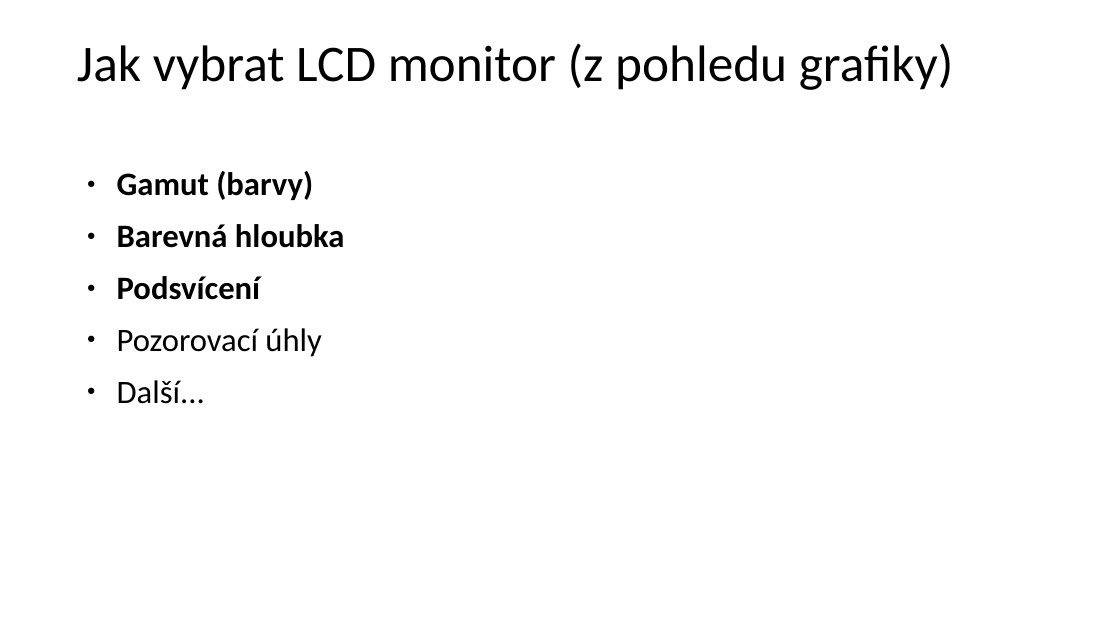
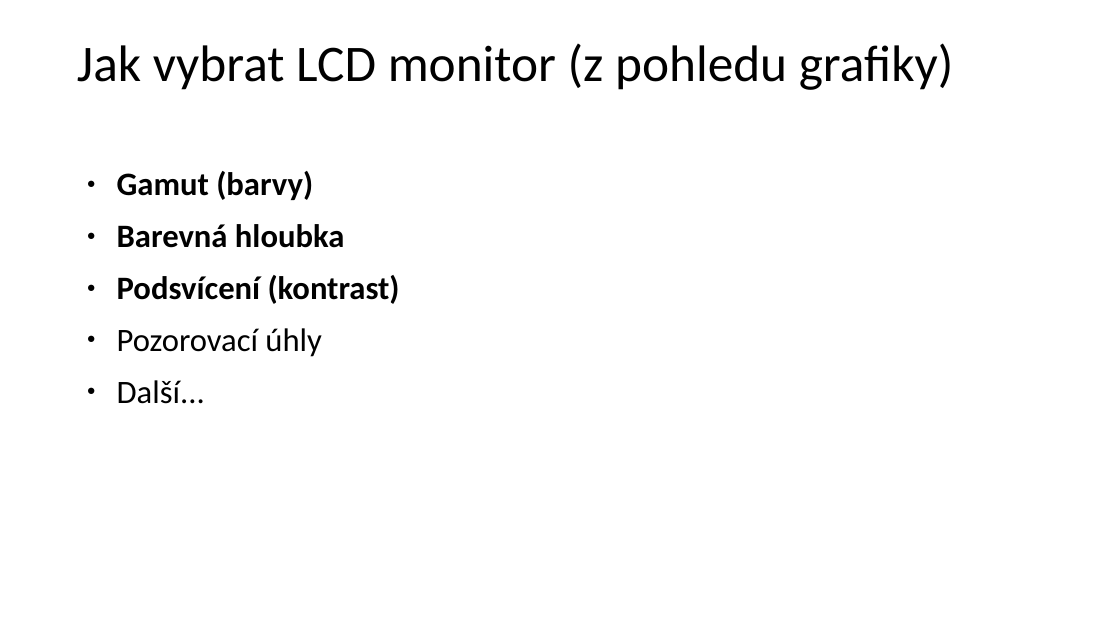
Before and after one commit to Setty32/FYO, a slide deck: slide 9 of doc/presentation.odp. Drawn at 1120x630 pixels with LibreOffice and Linux fonts; fonts in the diff are those of the drawing. Boxes give left, top, right and bottom in pixels: in the first picture for what was removed or moved away, otherwise in the second. Text is boxed around its words. In the diff, an @@ line names an element or a change of style, - is before the commit and + after.

```diff
--- a/doc/presentation.odp
+++ b/doc/presentation.odp
@@ text at [117,275,400,304]: text changed @@
-● Podsvícení
+● Podsvícení (kontrast)
```
Also in this commit, not shown: 1 other slide changed, 2 other files.
